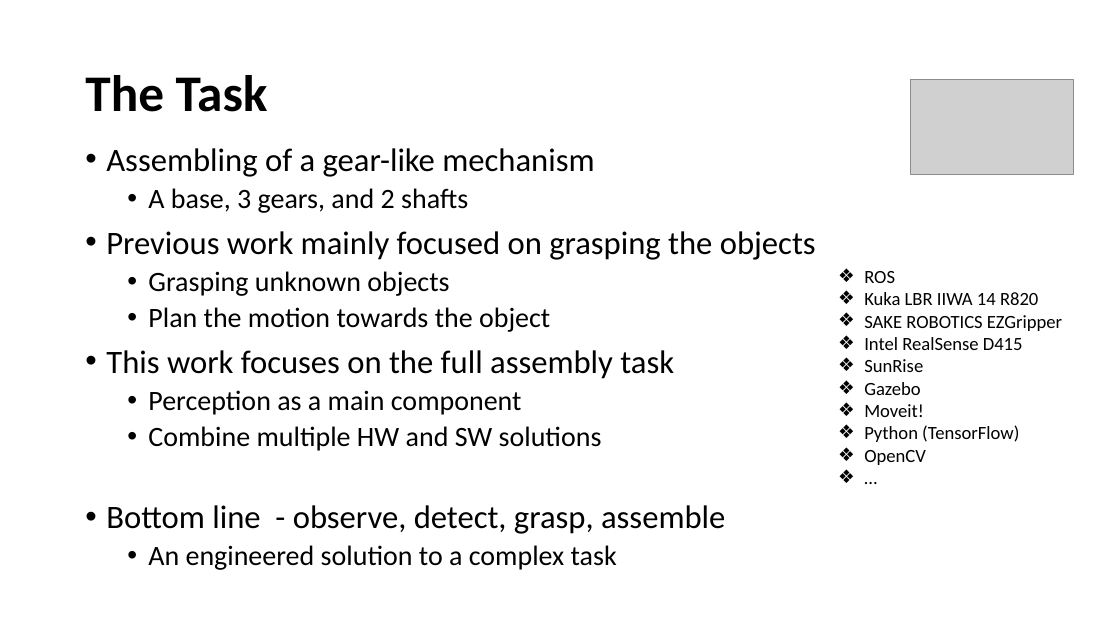
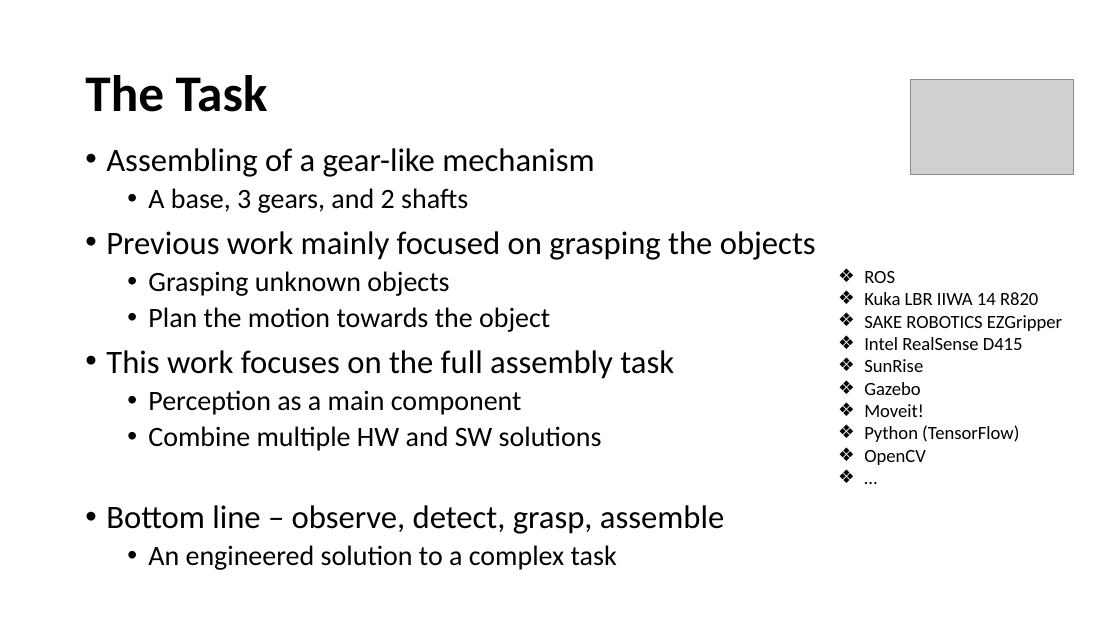
Before and after one commit to farjon/IRS_course, a slide deck: slide 3 of FinalProject/FinalProject.pptx. Drawn at 1120x630 pixels with LibreOffice and Linux fonts; fonts in the diff are those of the drawing; grey boxes stand for pictures. Boxes give left, top, right and bottom in pixels: in the first picture for what was removed or moved away, otherwise in the second. Text is boxed around its words. In the diff, an @@ line names an element or a change of style, - is before the commit and + after.

```diff
--- a/FinalProject/FinalProject.pptx
+++ b/FinalProject/FinalProject.pptx
@@ text at bbox=[106, 505, 724, 534]: text changed @@
-• Bottom line - observe, detect, grasp, assemble
+• Bottom line – observe, detect, grasp, assemble
```
Also in this commit, not shown: 5 other slides changed, 1 other file.
